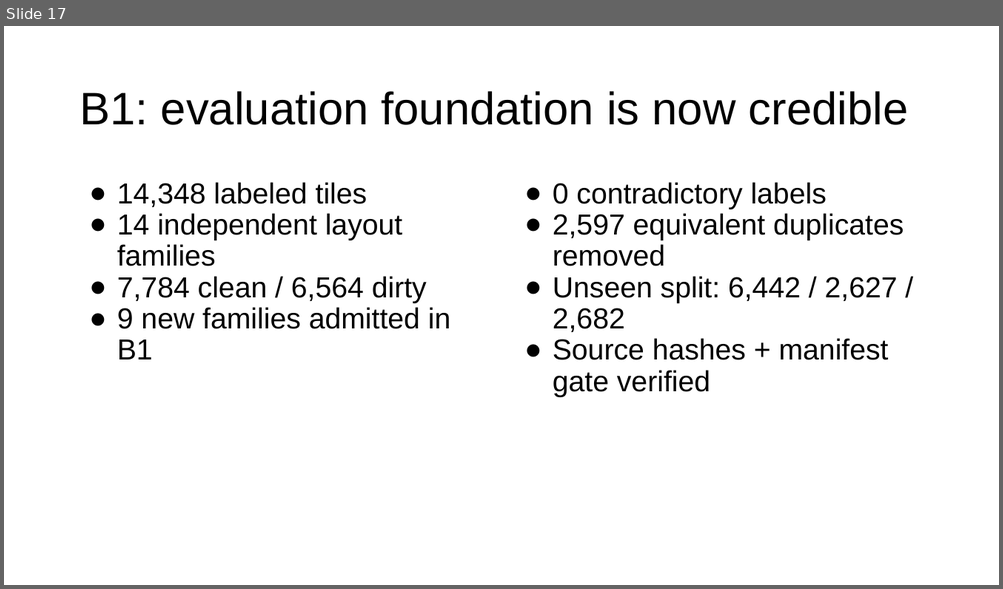
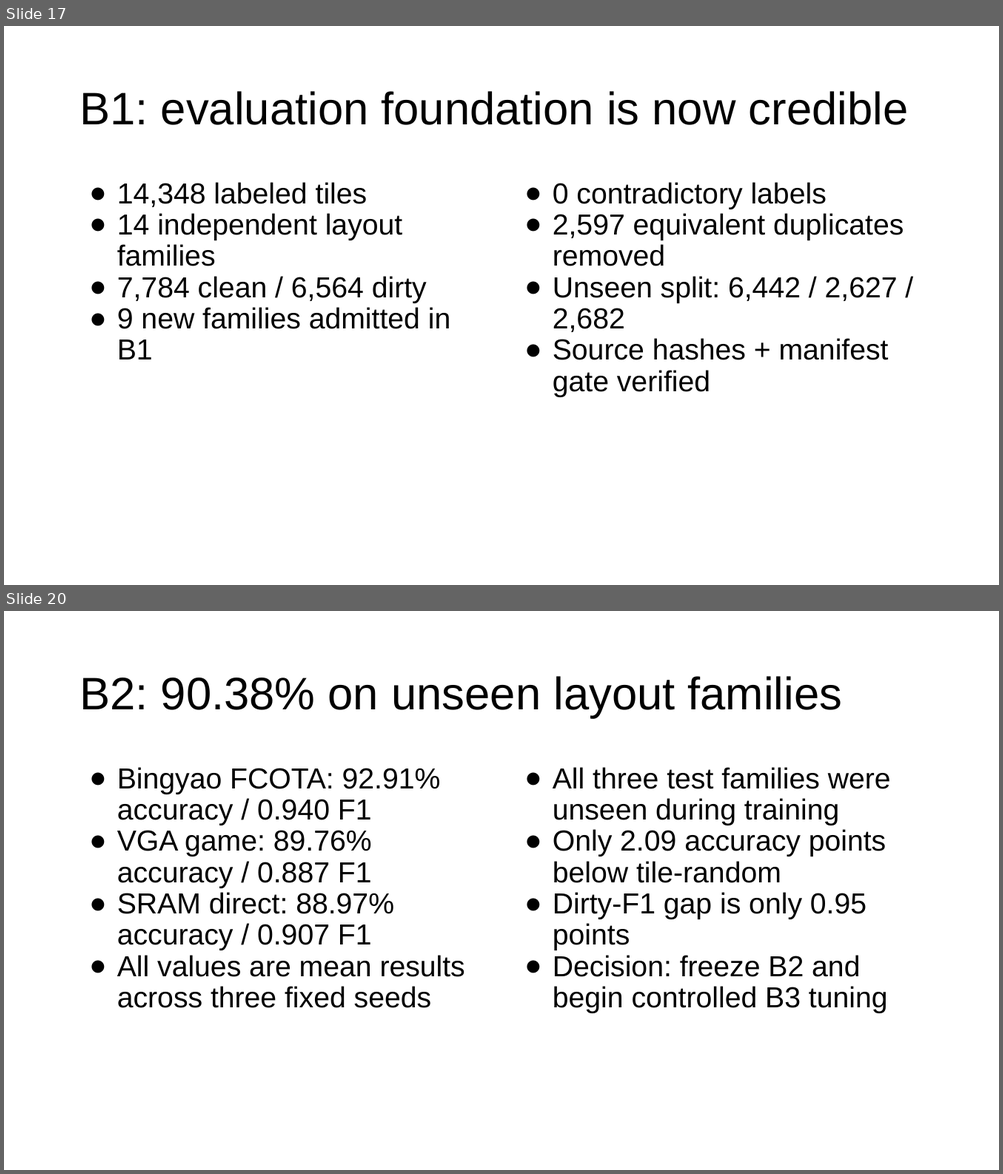
Before and after one commit to nocleo/ADVLSI2_Project_updated, a slide deck: presentation/ADVLSI2_DRC_CNN_Project_Progress.pptx. Shown one above the other, each under a label of ours: slide 17 before the commit, slides 17 and 20 after it; the slides between them are not shown. The pictures are 1003x589 and 1003x1174 pixels, drawn with LibreOffice and Linux fonts; fonts in the diff are those of the drawing. Boxes give left, top, right and bottom in pixels: in the first picture for what was removed or moved away, otherwise in the second. Text is boxed around its words. In the diff, an @@ line names an element or a change of style, - is before the commit and + after.

Commit message:
Record accepted B2 benchmark results

```diff
--- a/presentation/ADVLSI2_DRC_CNN_Project_Progress.pptx
+++ b/presentation/ADVLSI2_DRC_CNN_Project_Progress.pptx
@@ slide 20 added at (4, 611, 999, 1170), background #FFFFFF @@
@@ title added at (79, 676, 842, 718), 44 pt, text #000000 @@
+B2: 90.38% on unseen layout families
@@ text added at (117, 767, 465, 1008), 28 pt, text #000000 @@
+● Bingyao FCOTA: 92.91% accuracy / 0.940 F1
+● VGA game: 89.76% accuracy / 0.887 F1
+● SRAM direct: 88.97% accuracy / 0.907 F1
+● All values are mean results across three fixed seeds
@@ text added at (552, 767, 891, 1014), 28 pt, text #000000 @@
+● All three test families were unseen during training
+● Only 2.09 accuracy points below tile-random
+● Dirty-F1 gap is only 0.95 points
+● Decision: freeze B2 and begin controlled B3 tuning
```
Also in this commit, not shown: 9 slides changed, 1 other slide added, 11 other files.
